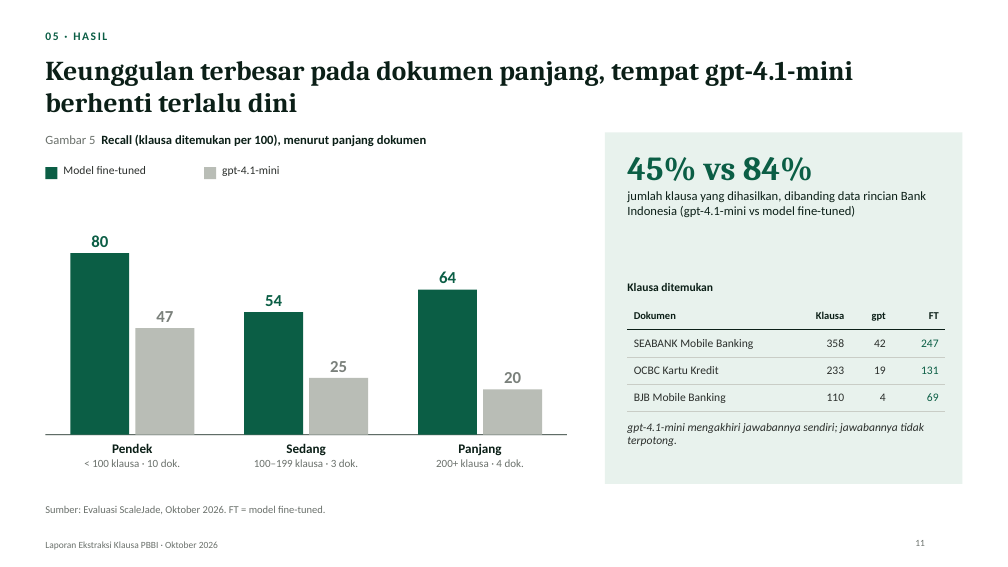
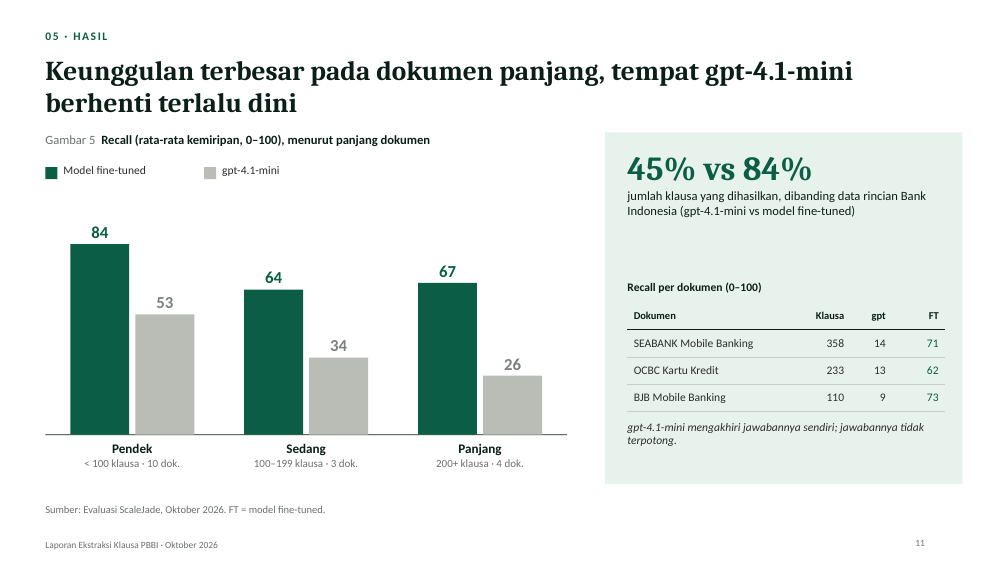
Before and after one commit to scalejade/mlops, a slide deck: slide 11 of docs/pbbi/reports/report-pbbi-extraction-id.pptx. Drawn at 1008x567 pixels with LibreOffice and Linux fonts; fonts in the diff are those of the drawing; background and template pictures are left out. Boxes give left, top, right and bottom in pixels: in the first picture for what was removed or moved away, otherwise in the second. Text is boxed around its words. In the diff, an @@ line names an element or a change of style, - is before the commit and + after.

```diff
--- a/docs/pbbi/reports/report-pbbi-extraction-id.pptx
+++ b/docs/pbbi/reports/report-pbbi-extraction-id.pptx
@@ text at box(45, 135, 430, 146): text changed @@
-Gambar 5 Recall (klausa ditemukan per 100), menurut panjang dokumen
+Gambar 5 Recall (rata-rata kemiripan, 0–100), menurut panjang dokumen
@@ text at box(91, 226, 108, 238): text changed @@
-80
+84
@@ rectangle: place and size @@
-rectangle at box(70, 253, 129, 435)
+rectangle at box(70, 244, 129, 435)
@@ text "64": place and size @@
-text "64" at box(439, 271, 456, 283)
+text "64" at box(265, 271, 282, 283)
@@ text added at box(439, 265, 456, 277), 16 pt, text #0B5E45, bold @@
+67
@@ text at box(156, 297, 173, 308): text changed @@
-47
+53
@@ rectangle: place and size @@
-rectangle at box(244, 312, 303, 435)
+rectangle at box(244, 290, 303, 435)
@@ text removed at box(265, 295, 282, 306) @@
-54
@@ rectangle: place and size @@
-rectangle at box(418, 290, 477, 435)
+rectangle at box(418, 283, 477, 435)
@@ text at box(627, 282, 761, 293): text changed @@
-Klausa ditemukan
+Recall per dokumen (0–100)
@@ rectangle: place and size @@
-rectangle at box(135, 328, 194, 435)
+rectangle at box(135, 315, 194, 435)
@@ table at box(628, 302, 945, 407) @@
-row 2, column 3: 42
+row 2, column 3: 14
-row 2, column 4: 247
+row 2, column 4: 71
-row 3, column 3: 19
+row 3, column 3: 13
-row 3, column 4: 131
+row 3, column 4: 62
-row 4, column 3: 4
+row 4, column 3: 9
-row 4, column 4: 69
+row 4, column 4: 73
@@ borders changed @@
@@ rectangle: place and size @@
-rectangle at box(309, 378, 368, 435)
+rectangle at box(309, 358, 368, 435)
@@ text at box(330, 340, 347, 351): text changed @@
-25
+34
@@ text at box(504, 358, 521, 370): text changed @@
-20
+26
@@ rectangle: place and size @@
-rectangle at box(483, 389, 542, 435)
+rectangle at box(483, 376, 542, 435)
```
Also in this commit, not shown: 10 other slides changed, 2 other files.
